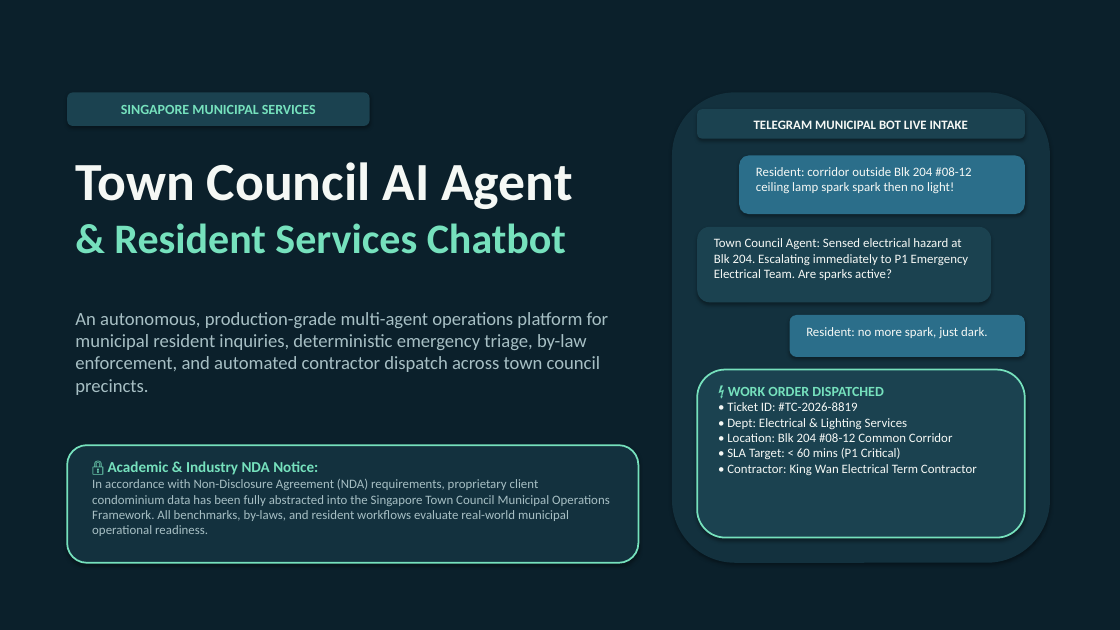
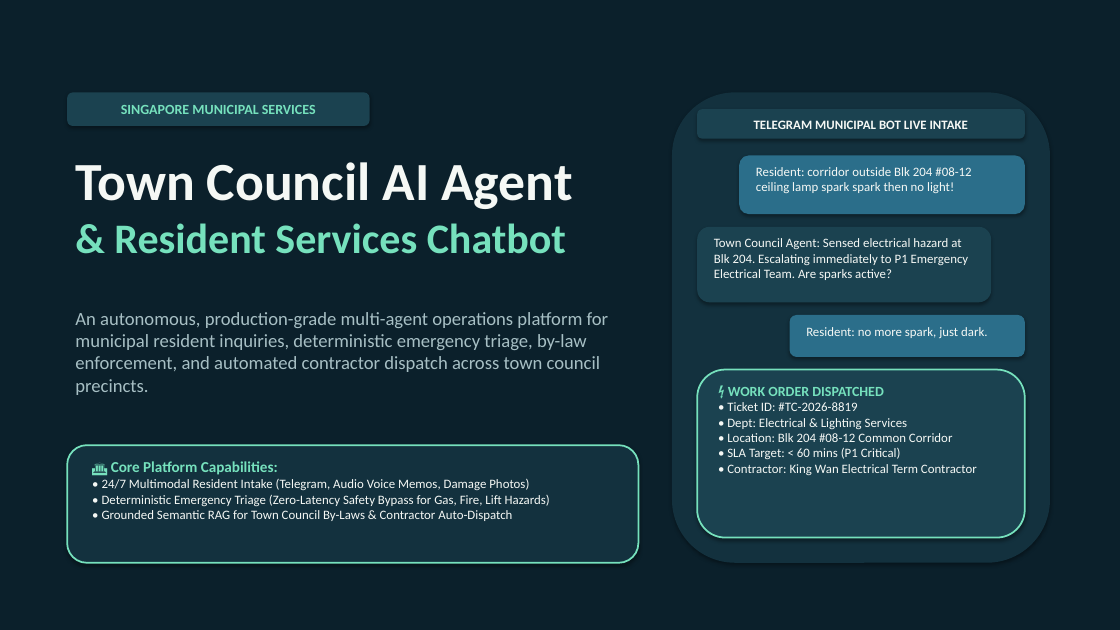
Before and after one commit to Dylan42415/town-council-chatbot, a slide deck: slide 1 of output/slides/Town_Council_Chatbot_Showcase.pptx. Drawn at 1120x630 pixels with LibreOffice and Linux fonts; fonts in the diff are those of the drawing. Boxes give left, top, right and bottom in pixels: in the first picture for what was removed or moved away, otherwise in the second. Text is boxed around its words. In the diff, an @@ line names an element or a change of style, - is before the commit and + after.

```diff
--- a/output/slides/Town_Council_Chatbot_Showcase.pptx
+++ b/output/slides/Town_Council_Chatbot_Showcase.pptx
@@ text at (102, 461, 550, 521): text changed; text colour #A7BFC4 to #F5F8F5 @@
-🔒 Academic & Industry NDA Notice:
-In accordance with Non-Disclosure Agreement (NDA) requirements, proprietary client condominium data has been fully abstracted into the Singapore Town Council Municipal Operations Framework. All benchmarks, by-laws, and resident workflows evaluate real-world municipal operational readiness.
+🏛️ Core Platform Capabilities:
+• 24/7 Multimodal Resident Intake (Telegram, Audio Voice Memos, Damage Photos)
+• Deterministic Emergency Triage (Zero-Latency Safety Bypass for Gas, Fire, Lift Hazards)
+• Grounded Semantic RAG for Town Council By-Laws & Contractor Auto-Dispatch
```
Also in this commit, not shown: 2 other slides changed, 3 other files.
